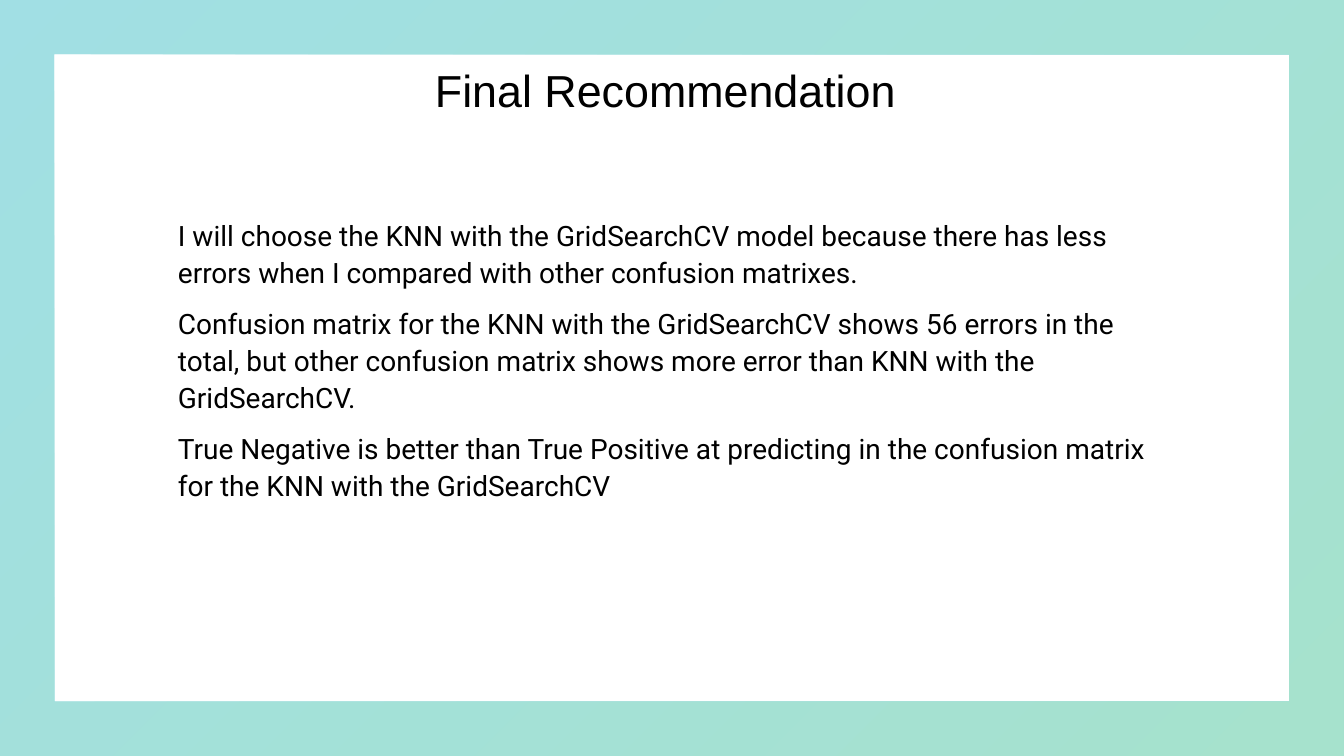
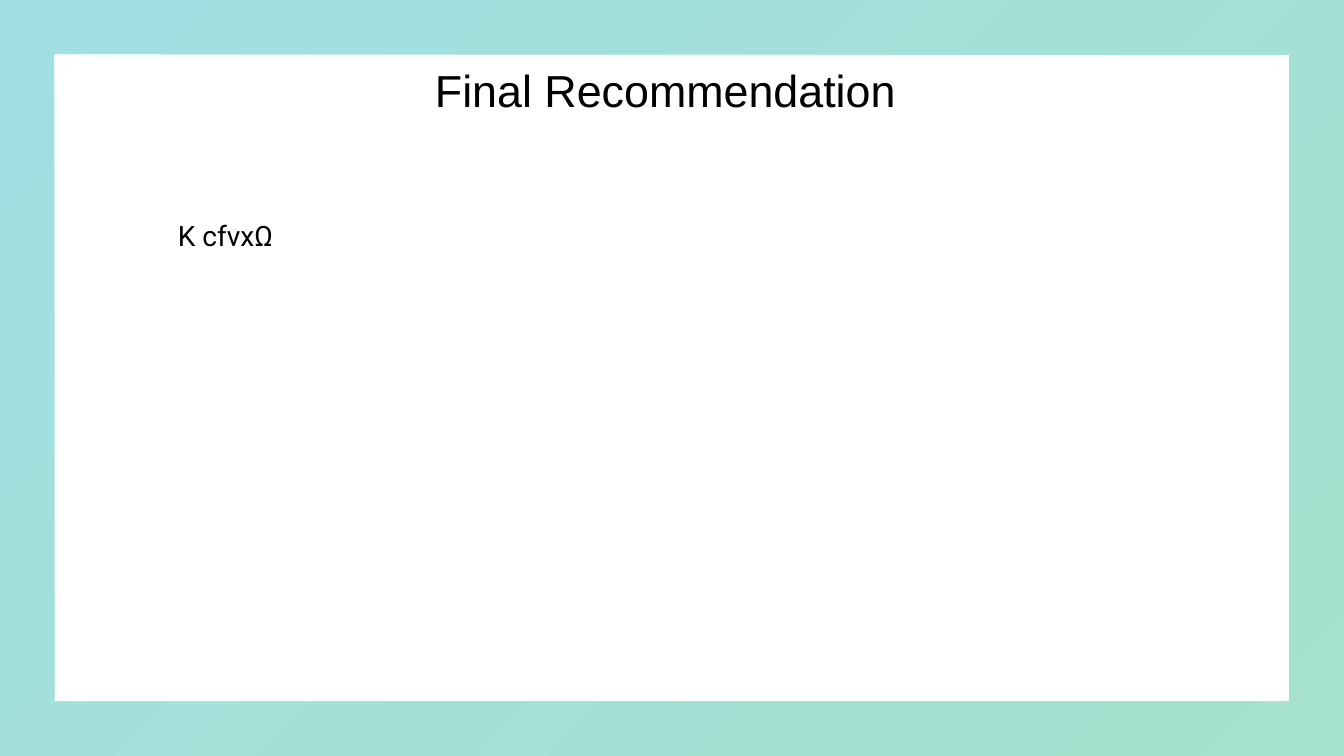
Before and after one commit to youngjin1106/project-2, a slide deck: slide 22 of Project 2 presentation .pptx (slide 8 before the commit). Drawn at 1344x756 pixels with LibreOffice and Linux fonts; fonts in the diff are those of the drawing; background and template pictures are left out. Boxes give left, top, right and bottom in pixels: in the first picture for what was removed or moved away, otherwise in the second. Text is boxed around its words. In the diff, an @@ line names an element or a change of style, - is before the commit and + after.

```diff
--- a/Project 2 presentation .pptx
+++ b/Project 2 presentation .pptx
@@ subtitle at <box>178,224,273,247</box>: text changed @@
-I will choose the KNN with the GridSearchCV model because there has less errors when I compared with other confusion matrixes.
-Confusion matrix for the KNN with the GridSearchCV shows 56 errors in the total, but other confusion matrix shows more error than KNN with the GridSearchCV.
-True Negative is better than True Positive at predicting in the confusion matrix for the KNN with the GridSearchCV
+K cfvxΩ
```
Also in this commit, not shown: 1 other slide changed, 13 slides added.
